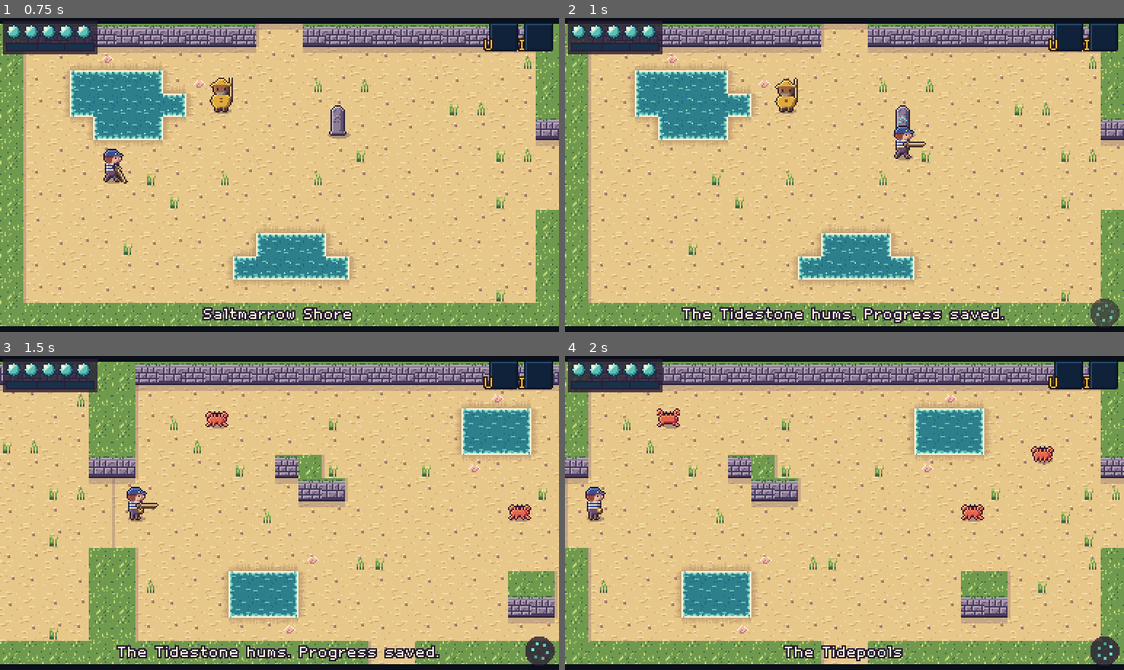
Above: before the commit, frames 1-4 (two rows, left to right).
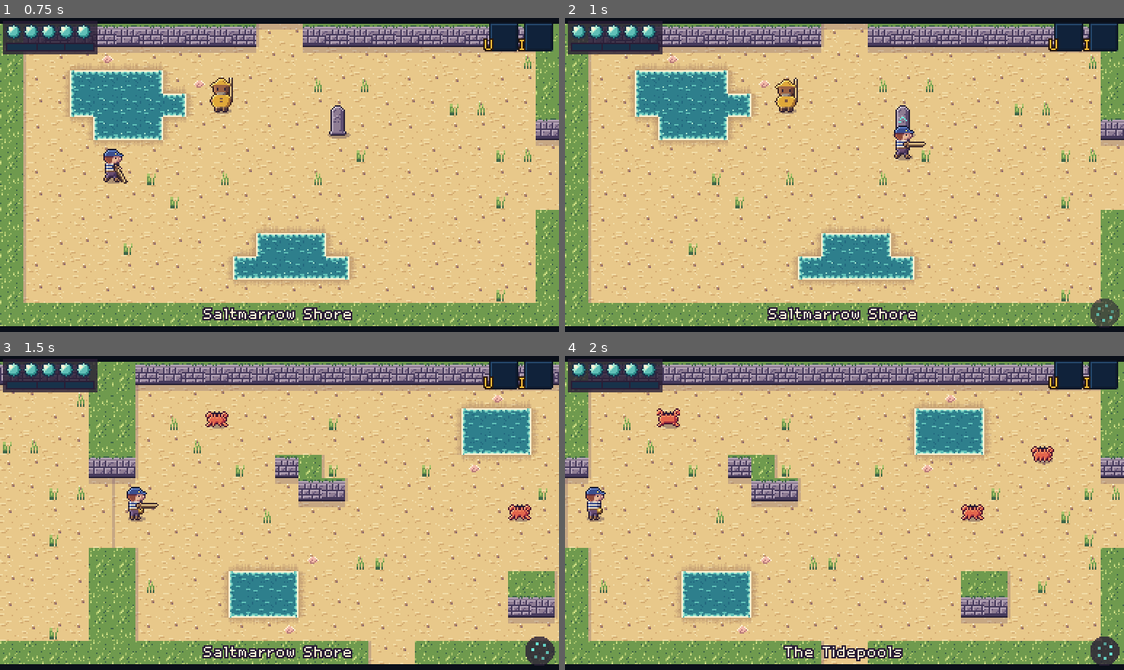
Above: after the commit, the same moments.

Repository: ashciraulo/Leviathan
Game: Godot game, scene res://tests/smoke_test.tscn
Same seed, same stepped clock (60 frames per second), same inputs: the game is played once before the commit and once after it. This scene is started directly instead of the project's main scene.
Inputs (mouse positions are in pixels of both pictures, inside the frame that each line leads up to):
- Up to frame 1 (0.75 s): tap Enter (ui_accept) at 0.5 s; move the mouse to (402, 159) at 0.52 s; hold D (move_right) from 0.53 s (still down); hold J (attack) from 0.53 s (still down); click (402, 159) at 0.67 s
- Up to frame 2 (1 s): keep holding D (move_right); keep holding J (attack); tap Enter (ui_accept) at 0.77 s; tap H (hum) at 0.8 s
- Up to frame 3 (1.5 s): tap Enter (ui_accept) at 1.07 s; release D (move_right) at 1.25 s; release J (attack) at 1.25 s; drag from (167, 528) to (307, 465) at 1.27 s
- Up to frame 4 (2 s): no input

Frame 1 is identical in both runs. In frame 2, 1.4% of the frame differs, in the area x 20-79%, y 92-98%; in frame 3, 1.4%; in frame 4, nothing differs.

Commit message:
Drop explanatory toasts; sounds, light and opt-in captions instead
Per the project rule (no on-screen text explaining what is happening):
- Tidestones no longer say "Progress saved": the hum, the glow and the
  HUD's turning bubbles show it.
- Small locks and the great door no longer explain themselves: they
  click, clunk or grind (each sound has an opt-in caption).
- A rung Tidebell hums softly (new bell_quiet sound and caption) instead
  of a toast.
Place names, boss names and item names stay.

Co-Authored-By: Claude Opus 5.5 <noreply@anthropic.com>
Claude-Session: https://claude.ai/code/session_01UYEn5XNFqF3kHpJE79NMXE

Diff:
--- a/locale/strings.csv
+++ b/locale/strings.csv
@@ -7,7 +7,6 @@
 MENU_RESUME,Resume
 MENU_QUIT_TO_TITLE,Quit to title
 PAUSE_TITLE,Paused
-TOAST_TIDESTONE_SAVED,The Tidestone hums. Progress saved.
 ROOM_SALTMARROW,Saltmarrow
 ROOM_SHORE,Saltmarrow Shore
 ROOM_TIDEPOOLS,The Tidepools
@@ -27,8 +26,6 @@
 HESSA_6,"Keep your lamp lit, keeper. I'll keep mine."
 HESSA_AGAIN,"East, past the tidepools, to the Rotting Hull. Go on now. The light will be here when you're back."
 TOAST_GOT_KEY,You found a small key.
-TOAST_LOCKED,Locked. A small key would open it.
-TOAST_UNLOCKED,The lock gives way.
 ROOM_LANTERN_WALK,The Lantern Walk
 ROOM_HERON_SHALLOWS,Heron Shallows
 ROOM_HULL_LANDING,Hull Landing
@@ -49,10 +46,7 @@
 TOAST_GOT_MAP,You found the map.
 TOAST_GOT_COMPASS,You found the compass.
 TOAST_GOT_BIG_KEY,You found the big key!
-TOAST_BIG_DOOR_LOCKED,The great door won't move. It needs the big key.
-TOAST_BIG_DOOR_OPEN,The big key turns. The great door groans open.
 BOSS_MATRIARCH,The Barnacle Matriarch
-TOAST_BELL_QUIET,The Tidebell hums softly.
 BELL_HULL_1,You ring the Tidebell. The note rolls down through the wreck and out across the bay.
 BELL_HULL_2,"Far under the water, something vast breathes out, and sleeps a little deeper."
 BELL_HULL_3,You learned the first phrase of the lullaby. Your Resonance grows.
@@ -417,6 +411,7 @@
 CAPTION_SWITCH,Switch clicks
 CAPTION_TIDESTONE,Tidestone hums awake
 CAPTION_BELL,A bell rings
+CAPTION_BELL_QUIET,A bell hums softly
 CAPTION_SECRET,Secret chime
 CAPTION_DOOR,Stone grinds
 CAPTION_PUZZLE,Something opened
--- a/scripts/autoload/audio.gd
+++ b/scripts/autoload/audio.gd
@@ -90,6 +90,7 @@
 	"spore_burst": {"wave": "noise", "f0": 2200.0, "f1": 600.0, "dur": 0.3, "vol": 0.35},
 	"seal_bark": {"wave": "square", "f0": 330.0, "f1": 220.0, "dur": 0.25, "vol": 0.3, "caption": "CAPTION_TELL"},
 	"tidestone_wake": {"wave": "triangle", "f0": 196.0, "f1": 196.0, "dur": 0.9, "vol": 0.5, "steps": 4, "caption": "CAPTION_TIDESTONE"},
+	"bell_quiet": {"wave": "triangle", "f0": 392.0, "f1": 390.0, "dur": 0.6, "vol": 0.2, "caption": "CAPTION_BELL_QUIET"},
 	"bell_ring": {"wave": "triangle", "f0": 784.0, "f1": 780.0, "dur": 1.2, "vol": 0.5, "caption": "CAPTION_BELL"},
 	"secret": {"wave": "square", "f0": 523.0, "f1": 523.0, "dur": 0.5, "vol": 0.3, "steps": 4, "caption": "CAPTION_SECRET"},
 	"door_slide": {"wave": "noise", "f0": 200.0, "f1": 120.0, "dur": 0.4, "vol": 0.4, "caption": "CAPTION_DOOR"},
--- a/scripts/dungeon/big_door.gd
+++ b/scripts/dungeon/big_door.gd
@@ -41,14 +41,15 @@
 		return
 	if GameState.has_dungeon_item(dungeon, "big_key"):
 		GameState.flags[flag_for(room_coord)] = true
-		Events.toast.emit("TOAST_BIG_DOOR_OPEN")
+		Audio.play_sfx("door_unlock", global_position)
+		Audio.play_sfx("door_slide", global_position)
 		Feel.shake(3.0)
 		for door in get_tree().get_nodes_in_group("big_doors"):
 			if door is BigDoor and door.room_coord == room_coord:
 				door._vanish()
 	elif Time.get_ticks_msec() - _last_toast > TOAST_COOLDOWN * 1000.0:
 		_last_toast = Time.get_ticks_msec()
-		Events.toast.emit("TOAST_BIG_DOOR_LOCKED")
+		Audio.play_sfx("door_locked", global_position)
 
 
 func _vanish() -> void:
--- a/scripts/dungeon/tidebell.gd
+++ b/scripts/dungeon/tidebell.gd
@@ -57,7 +57,7 @@
 
 func interact() -> void:
 	if _rung:
-		Events.toast.emit("TOAST_BELL_QUIET")
+		Audio.play_sfx("bell_quiet", global_position)
 		return
 	_rung = true
 	_sprite.frame = 1
--- a/scripts/world/locked_door.gd
+++ b/scripts/world/locked_door.gd
@@ -43,11 +43,9 @@
 		return
 	if GameState.use_key(dungeon):
 		open_lock(room_coord)
-		Events.toast.emit("TOAST_UNLOCKED")
 		Audio.play_sfx("door_unlock", global_position)
 	elif Time.get_ticks_msec() - _last_toast > TOAST_COOLDOWN * 1000.0:
 		_last_toast = Time.get_ticks_msec()
-		Events.toast.emit("TOAST_LOCKED")
 		Audio.play_sfx("door_locked", global_position)
 
 
--- a/scripts/world/tidestone.gd
+++ b/scripts/world/tidestone.gd
@@ -40,6 +40,6 @@
 	GameState.flags[flag_key()] = true
 	GameState.wake_tidestone(room_coord, position + CHECKPOINT_OFFSET)
 	GameState.set_checkpoint(room_coord, position + CHECKPOINT_OFFSET)
-	if SaveManager.save_game():
-		Events.toast.emit("TOAST_TIDESTONE_SAVED")
+	# The hum, the glow and the HUD's turning bubbles say it was saved.
+	SaveManager.save_game()
 	_sprite.frame = 1
